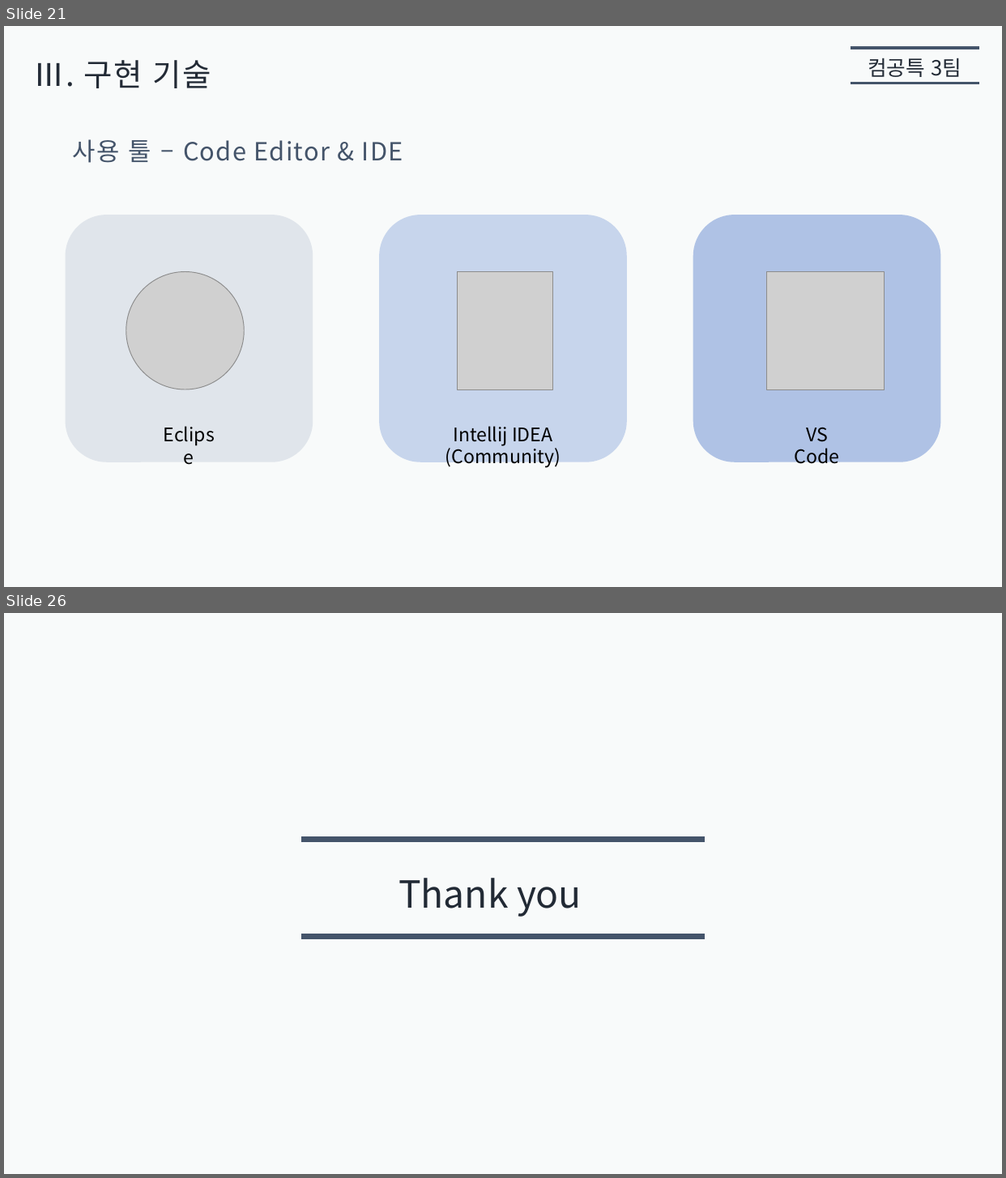
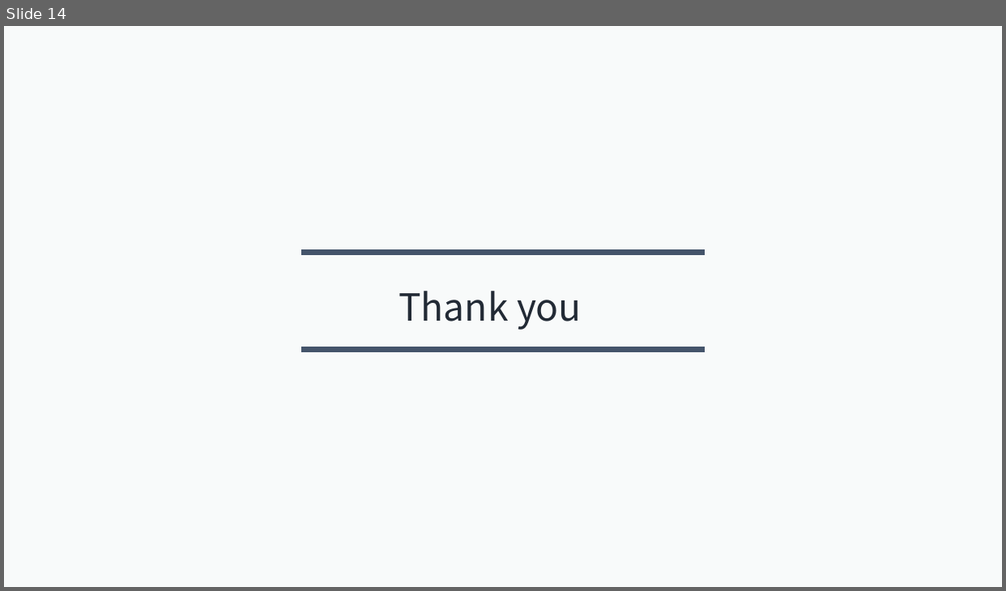
Before and after one commit to jaehoo1/Modern-JavaScript-Deep-Dive, a slide deck: 05. 객체 리터럴/presentation5/jaehoo1/객체_리터럴.pptx. Shown one above the other, each under a label of ours: slides 21 and 26 before the commit, slide 14 after it; the slides between them are not shown. The pictures are 1006x1178 and 1006x591 pixels, drawn with LibreOffice and Linux fonts; fonts in the diff are those of the drawing; grey boxes stand for pictures. Boxes give left, top, right and bottom in pixels: in the first picture for what was removed or moved away, otherwise in the second. Text is boxed around its words. In the diff, an @@ line names an element or a change of style, - is before the commit and + after.

```diff
--- a/05. 객체 리터럴/presentation5/jaehoo1/객체_리터럴.pptx
+++ b/05. 객체 리터럴/presentation5/jaehoo1/객체_리터럴.pptx
@@ slide 21 removed at (4,26,1002,587), background #F8FAFA @@
@@ line removed from (850, 48) to (979, 48) @@
@@ text removed at (34,60,211,88) @@
-Ⅲ. 구현 기술
@@ text removed at (867,58,961,77) @@
-컴공특 3팀
@@ line removed from (850, 83) to (979, 83) @@
@@ text removed at (73,139,403,163) @@
-사용 툴 – Code Editor & IDE
@@ rounded rectangle removed at (66,215,313,463) @@
@@ rounded rectangle removed at (379,215,627,463) @@
@@ rounded rectangle removed at (693,215,941,463) @@
@@ picture removed at (126,272,244,390) @@
@@ picture removed at (458,272,553,390) @@
@@ picture removed at (766,272,884,390) @@
@@ text removed at (152,420,226,450) @@
-Eclipse
@@ text removed at (445,426,560,468) @@
-Intellij IDEA (Community)
@@ text removed at (795,427,840,468) @@
-VS Code
@@ what was slide 26 is now slide 14 @@
```
Also in this commit, not shown: 1 slide changed, 4 slides added, 15 other slides removed.
